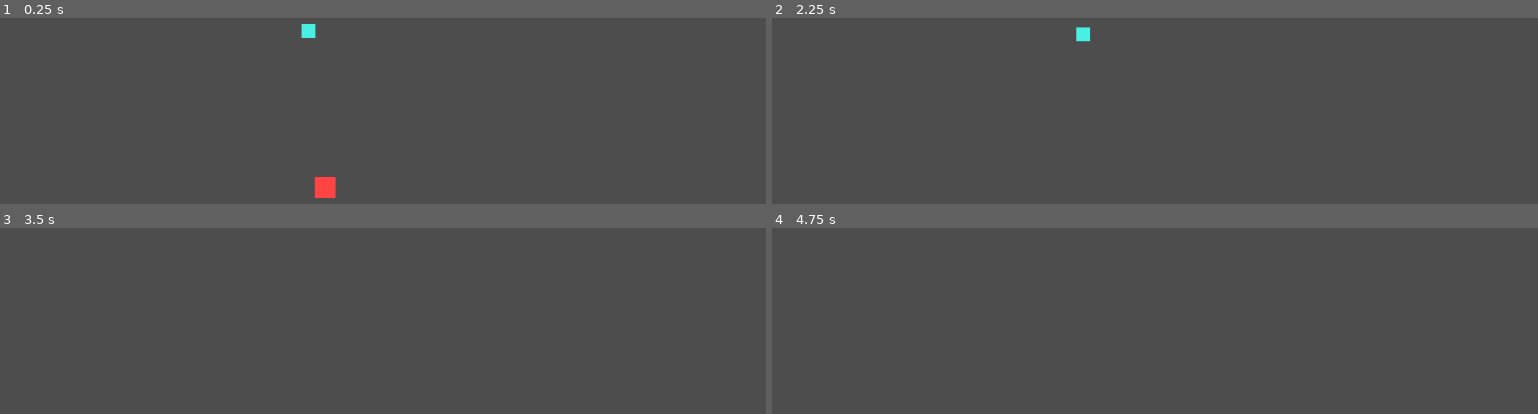
Above: before the commit, frames 1-4 (two rows, left to right).
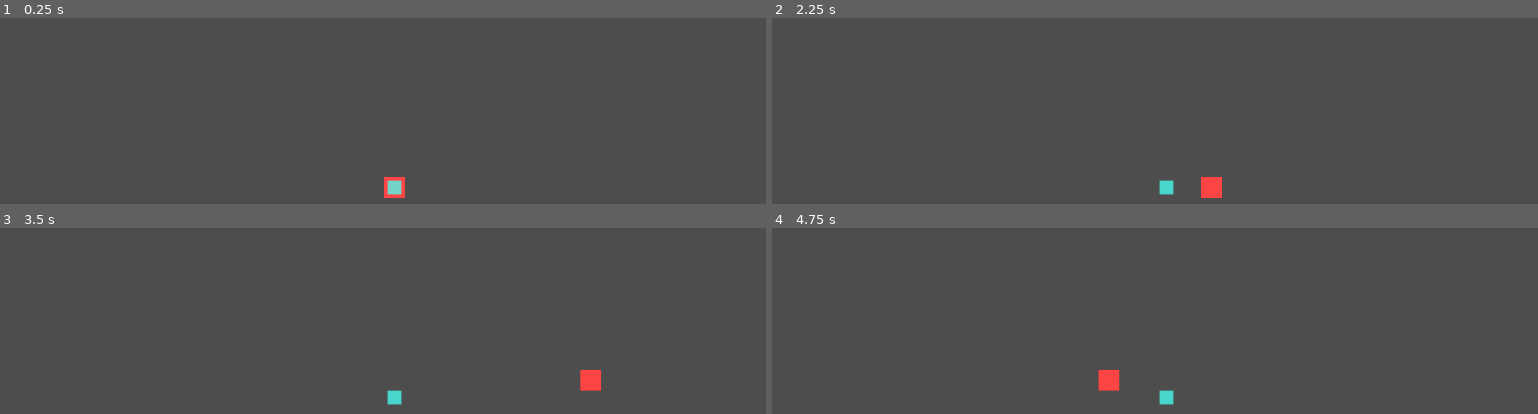
Above: after the commit, the same moments.

Repository: oman276/CS-383-Assignments
Game: Godot game, scene res://scenes/Empty.tscn
The game is run twice, just before and just after one commit, with the same random seed, the same clock (stepped at 60 frames per second) and the same inputs.
Inputs (mouse positions are in pixels of both pictures, inside the frame that each line leads up to):
- Up to frame 1 (0.25 s): no input
- Up to frame 2 (2.25 s): tap Enter at 0.5 s; move the mouse to (1338, 164) at 0.52 s; hold D (topdown_move_right) 0.53-2.03 s; tap W (topdown_move_up) at 0.77, 1.52 s; move the mouse to (outside the picture) at 1.27 s; tap Space (reset) at 2 s; move the mouse to (1246, 88) at 2.02 s; hold A (topdown_move_left) from 2.03 s (still down)
- Up to frame 3 (3.5 s): tap Space (reset) at 2.75 s; move the mouse to (outside the picture) at 2.77 s; release A (topdown_move_left) at 2.78 s; hold D (topdown_move_right) from 2.78 s (still down); tap W (topdown_move_up) at 3.02 s
- Up to frame 4 (4.75 s): tap Space (reset) at 3.5, 4.15, 4.25 s; move the mouse to (outside the picture) at 3.52 s; tap W (topdown_move_up) at 3.77, 4.52 s; move the mouse to (925, 330) at 4.27 s; release D (topdown_move_right) at 4.28 s; hold A (topdown_move_left) from 4.28 s (still down)

The runs differ from the first frame. In frame 1, 0.8% of the frame differs, in the area x 39-53%, y 3-97%; in frame 2, 0.6%; in frame 3, 0.5%; in frame 4, 0.5%.
Error before the commit: Invalid assignment of property or key 'global_position' with value of type 'Vector2' on a base object of type 'Nil'. (res://scripts/systems/teamwork_level_cont…

Commit message:
updates to not crash (as much)

Diff:
--- a/assignment_3/teamwork-ml/scenes/MLAgent.tscn
+++ b/assignment_3/teamwork-ml/scenes/MLAgent.tscn
@@ -6,7 +6,11 @@
 [sub_resource type="RectangleShape2D" id="RectangleShape2D_f8s4n"]
 
 [node name="MlAgent" type="CharacterBody2D" unique_id=454448767]
+collision_layer = 0
+collision_mask = 0
+motion_mode = 1
 script = ExtResource("1_f8s4n")
+speed = 30.0
 
 [node name="CollisionShape2D" type="CollisionShape2D" parent="." unique_id=1903601355]
 shape = SubResource("RectangleShape2D_f8s4n")
--- a/assignment_3/teamwork-ml/scenes/TestRoot.tscn
+++ b/assignment_3/teamwork-ml/scenes/TestRoot.tscn
@@ -5,9 +5,12 @@
 [ext_resource type="PackedScene" uid="uid://dnei0go0sxghg" path="res://scenes/MLAgent.tscn" id="2_okul0"]
 [ext_resource type="PackedScene" uid="uid://coe2eeb7nu6ua" path="res://scenes/TeamworkPlayerController.tscn" id="3_o3x8r"]
 
-[node name="TestRoot" type="Node2D" unique_id=348076594]
+[node name="TestRoot" type="Node2D" unique_id=348076594 node_paths=PackedStringArray("player")]
 script = ExtResource("1_o3x8r")
+player = NodePath("TeamworkPlayerController")
 agentScene = ExtResource("2_okul0")
+agentNumber = 3
+updatePerSecond = 5
 
 [node name="OwenCamera" parent="." unique_id=1808773620 node_paths=PackedStringArray("target") instance=ExtResource("1_nuy52")]
 target = NodePath("../TargetPosition")
--- a/assignment_3/teamwork-ml/scripts/networking/python_send_location.gd
+++ b/assignment_3/teamwork-ml/scripts/networking/python_send_location.gd
@@ -2,17 +2,27 @@
 
 @export var sendPerSecond: int = 10
 var timeSinceLastSend: float = 0.0
+var hasLastPosition: bool = false
+var lastPosition: Vector2 = Vector2.ZERO
 # delta of sending updates per second
 @onready var sendDelta: float = 1.0 / sendPerSecond
+@onready var player = get_parent()
+
 
 # every n frames, send the location of the player to the Python server
 func _process(delta: float) -> void:
 	timeSinceLastSend += delta
 	if timeSinceLastSend >= sendDelta:
+		var elapsed := timeSinceLastSend
 		timeSinceLastSend = 0.0
-		var message = "%f,%f" % [global_position.x, global_position.y]
+
+		var message = "update,%f,%f,%f,%f" % [
+			global_position.x,
+			global_position.y,
+			player.velocity.x,
+			player.velocity.y
+		]
 		var udp = PacketPeerUDP.new()
 		udp.set_dest_address("127.0.0.1", 5005)
 		udp.put_packet(message.to_utf8_buffer())
 		udp.close()
-		pass
--- a/assignment_3/teamwork-ml/scripts/systems/teamwork_game_manager.gd
+++ b/assignment_3/teamwork-ml/scripts/systems/teamwork_game_manager.gd
@@ -1,3 +1,10 @@
 extends OwenGameManager
 
 # any extra bits will go here
+
+enum TeamworkGameState {
+    RUNNING,
+    RESETTING
+}
+
+@onready var tm_state: TeamworkGameState = TeamworkGameState.RUNNING
--- a/assignment_3/teamwork-ml/scripts/systems/teamwork_level_controller.gd
+++ b/assignment_3/teamwork-ml/scripts/systems/teamwork_level_controller.gd
@@ -12,12 +12,8 @@
 @export var pythonQueryPort: int = 5006
 var timeSinceLastUpdate: float = 0.0
 
-enum GameState {
-	RUNNING,
-	RESETTING
-}
-
-@onready var state: GameState = GameState.RUNNING
+# Pending UDP requests: array of {socket, agent_index}
+var pending_requests: Array = []
 
 
 func _ready() -> void:
@@ -26,10 +22,12 @@
 		get_parent().add_child(agent)
 		agents.append(agent)
 
+func _process(delta: float) -> void:
+	if GameManager.tm_state == GameManager.TeamworkGameState.RESETTING:
+		return
 
-func _process(delta: float) -> void:
-	if state == GameState.RESETTING:
-		return
+	# Poll all pending UDP requests for responses
+	_poll_pending_requests()
 
 	timeSinceLastUpdate += delta
 	if timeSinceLastUpdate >= 1.0 / updatePerSecond:
@@ -41,16 +39,106 @@
 
 func _update_agent() -> void:
 	if agents.is_empty():
-			return
+		return
 
 	# pick a random agent
-	var agent = agents[randi() % agents.size()]
+	var agentIndex = randi() % agents.size()
+	var agent = agents[agentIndex]
 	# request a new velocity for that agent from the Python server
-	var query_message = "query,%f,%f,%d" % [agent.global_position.x, agent.global_position.y, queryNeighborCount]
+	var query_message = "query,%f,%f,%d,%d" % [agent.global_position.x, agent.global_position.y, queryNeighborCount, agentIndex]
 	var udp := PacketPeerUDP.new()
 	var bind_result := udp.bind(0)
 	if bind_result != OK:
 		push_warning("Failed to bind UDP socket for Python query")
+		return
+
+	udp.set_dest_address(pythonServerIp, pythonQueryPort)
+	udp.put_packet(query_message.to_utf8_buffer())
+
+	# Store this socket and agent index for polling later
+	pending_requests.append({
+		"socket": udp,
+		"agent_index": agentIndex
+	})
+
+
+func _poll_pending_requests() -> void:
+	var requests_to_remove = []
+
+	for i in range(pending_requests.size()):
+		var request = pending_requests[i]
+		var udp = request["socket"]
+		var agentIndex = request["agent_index"]
+
+		if udp.get_available_packet_count() > 0:
+			var response = udp.get_packet().get_string_from_utf8().strip_edges()
+			udp.close()
+			requests_to_remove.append(i)
+
+			# Process the response
+			if response.begins_with("ok,"):
+				var parts = response.substr(3).split(",", false)
+				if parts.size() < 1:
+					continue
+
+				var response_agent_index = parts[0].to_int()
+				if response_agent_index < 0 or response_agent_index >= agents.size():
+					continue
+
+				var velocity_entries = []
+				if parts.size() > 1:
+					var velocity_string = ",".join(parts.slice(1))
+					velocity_entries = velocity_string.split(";", false)
+
+				var sum_velocity = Vector2.ZERO
+				var count = 0
+
+				for entry in velocity_entries:
+					var vel_parts = entry.split(",", false)
+					if vel_parts.size() != 2:
+						continue
+
+					var vel_x = vel_parts[0].to_float()
+					var vel_y = vel_parts[1].to_float()
+					sum_velocity += Vector2(vel_x, vel_y)
+					count += 1
+
+				if count == 0:
+					continue
+
+				var average_velocity = sum_velocity / float(count)
+				var agent = agents[response_agent_index]
+				if agent.has_method("update_direction"):
+					agent.update_direction(average_velocity)
+
+	# Remove completed requests in reverse order to maintain indices
+	for i in range(requests_to_remove.size() - 1, -1, -1):
+		pending_requests.remove_at(requests_to_remove[i])
+
+
+func reset_state() -> void:
+	print("Resetting state...")
+
+	GameManager.tm_state = GameManager.TeamworkGameState.RESETTING
+
+	# Close all pending UDP requests
+	for request in pending_requests:
+		request["socket"].close()
+	pending_requests.clear()
+
+	for agent in agents:
+		agent.global_position = Vector2.ZERO
+		agent.update_direction(Vector2.ZERO)
+	player.global_position = Vector2.ZERO
+
+	# update the tree
+	var query_message = "rebuild"
+	var udp := PacketPeerUDP.new()
+	var bind_result := udp.bind(0)
+	if bind_result != OK:
+		push_warning("Failed to bind UDP socket for Python query")
+		print("Failed to bind UDP socket for Python query")
+		GameManager.tm_state = GameManager.TeamworkGameState.RUNNING
 		return
 
 	udp.set_dest_address(pythonServerIp, pythonQueryPort)
@@ -64,71 +152,8 @@
 		waited_ms += 1
 
 	if udp.get_available_packet_count() == 0:
+		print("No response received for reset query... :(")
 		udp.close()
-		return
 
-	var response = udp.get_packet().get_string_from_utf8().strip_edges()
-	udp.close()
-
-	if not response.begins_with("ok,"):
-		return
-
-	var velocity_blob = response.substr(3)
-	if velocity_blob.is_empty():
-		return
-
-	var velocity_entries = velocity_blob.split(";", false)
-	var sum_velocity = Vector2.ZERO
-	var count = 0
-
-	for entry in velocity_entries:
-		var parts = entry.split(",", false)
-		if parts.size() != 2:
-			continue
-
-		var vel_x = parts[0].to_float()
-		var vel_y = parts[1].to_float()
-		sum_velocity += Vector2(vel_x, vel_y)
-		count += 1
-
-	if count == 0:
-		return
-
-	var average_velocity = sum_velocity / float(count)
-	# change the agent's velocity based on the average of all velocities in the response
-	if agent.has_method("update_direction"):
-		agent.update_direction(average_velocity)
-
-
-func reset_state() -> void:
-	print("Resetting state...")
-
-	state = GameState.RESETTING
-	for agent in agents:
-		agent.global_position = Vector2.ZERO
-		agent.update_direction(Vector2.ZERO)
-	player.global_position = Vector2.ZERO
-
-	# update the tree
-	var query_message = "rebuild"
-	var udp := PacketPeerUDP.new()
-	var bind_result := udp.bind(0)
-	if bind_result != OK:
-		push_warning("Failed to bind UDP socket for Python query")
-		return
-
-	udp.set_dest_address(pythonServerIp, pythonQueryPort)
-	udp.put_packet(query_message.to_utf8_buffer())
-
-	# Poll briefly for one response packet on this same socket.
-	var max_wait_ms := 50
-	var waited_ms := 0
-	while udp.get_available_packet_count() == 0 and waited_ms < max_wait_ms:
-		OS.delay_msec(1)
-		waited_ms += 1
-
-	if udp.get_available_packet_count() == 0:
-		udp.close()
-		return
-
-	state = GameState.RUNNING
+	print("reset done")
+	GameManager.tm_state = GameManager.TeamworkGameState.RUNNING
--- /dev/null
+++ b/assignment_3/teamwork-ml/scripts/systems/teamwork_player.gd
@@ -0,0 +1,6 @@
+extends OwenTopDownController
+
+func _physics_process(delta: float):
+    if GameManager.tm_state == GameManager.TeamworkGameState.RESETTING:
+        return
+    super(delta)
Not shown, added: assignment_3/teamwork-ml/scripts/systems/teamwork_player.gd.uid
Not shown, changed: assignment_3/python_ml/data_loop.py
